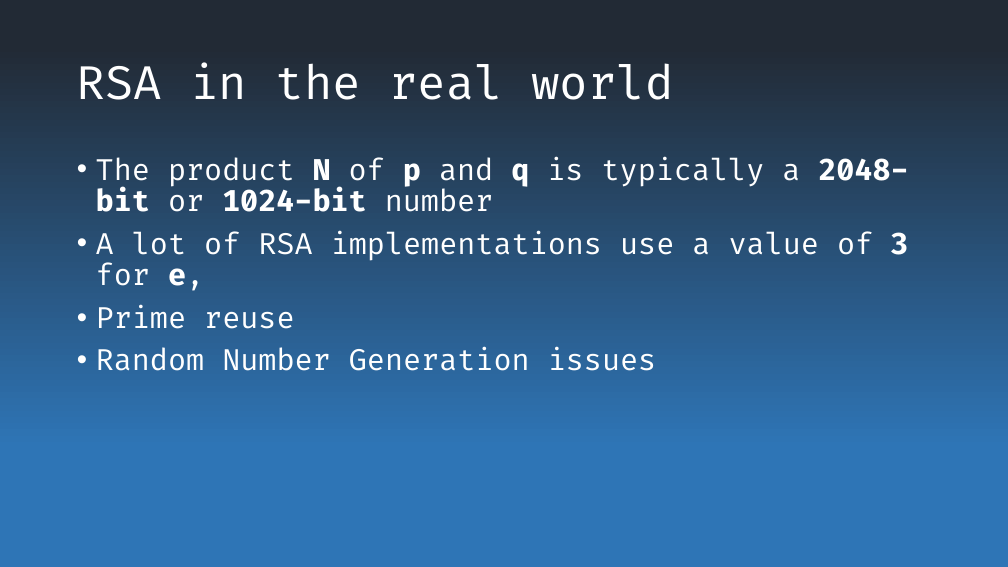
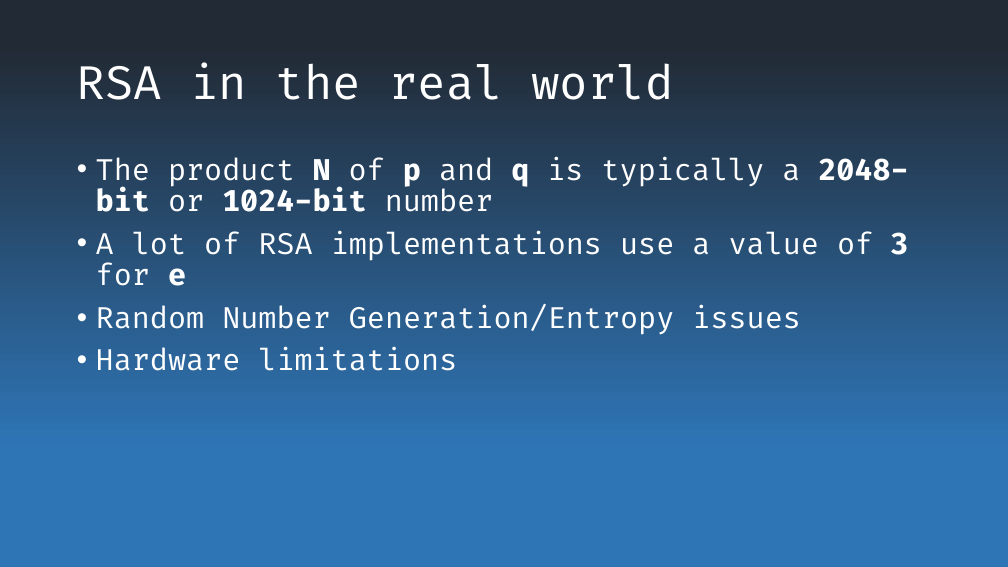
Before and after one commit to mhdl1991/19129163_TECH7009_repo, a slide deck: slide 4 of Continued use of weak RSA keys.pptx. Drawn at 1008x567 pixels with LibreOffice and Linux fonts; fonts in the diff are those of the drawing. Boxes give left, top, right and bottom in pixels: in the first picture for what was removed or moved away, otherwise in the second. Text is boxed around its words. In the diff, an @@ line names an element or a change of style, - is before the commit and + after.

```diff
--- a/Continued use of weak RSA keys.pptx
+++ b/Continued use of weak RSA keys.pptx
@@ text at [96, 230, 909, 371]: text changed @@
-• A lot of RSA implementations use a value of 3 for e,
-• Prime reuse
-• Random Number Generation issues
+• A lot of RSA implementations use a value of 3 for e
+• Random Number Generation/Entropy issues
+• Hardware limitations
```
Also in this commit, not shown: 1 other slide changed, 1 slide added.
